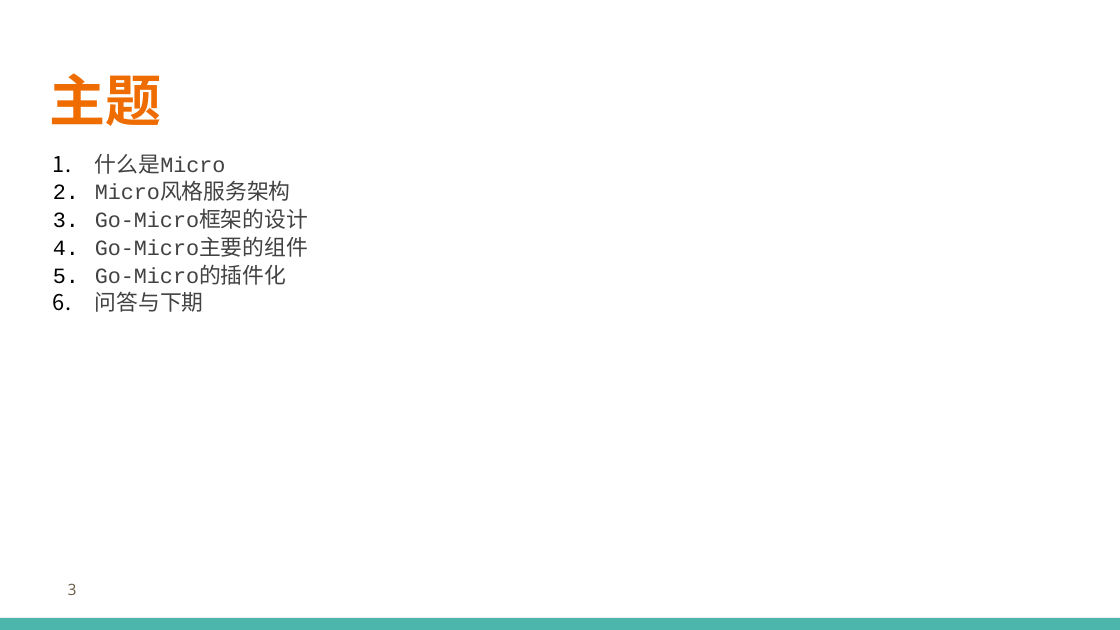
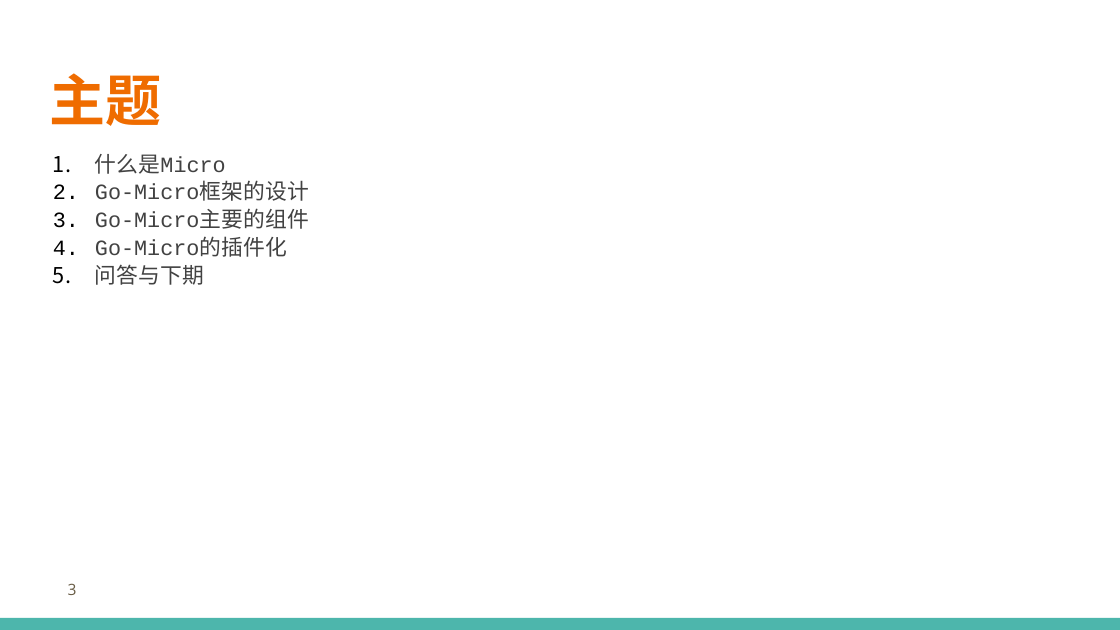
Before and after one commit to printfcoder/stack-rpc-tutorials, a slide deck: slide 3 of others/share/learning-go/【第一期】Go-Micro框架设计.pptx. Drawn at 1120x630 pixels with LibreOffice and Linux fonts; fonts in the diff are those of the drawing; background and template pictures are left out. Boxes give left, top, right and bottom in pixels: in the first picture for what was removed or moved away, otherwise in the second. Text is boxed around its words. In the diff, an @@ line names an element or a change of style, - is before the commit and + after.

```diff
--- a/others/share/learning-go/【第一期】Go-Micro框架设计.pptx
+++ b/others/share/learning-go/【第一期】Go-Micro框架设计.pptx
@@ text "什么是Micro" at (95, 154, 309, 285): letter spacing -0.1 to 0 pt; less space between paragraphs @@
@@ text at (95, 184, 291, 201): paragraph removed @@
-2. Micro风格服务架构
```
Also in this commit, not shown: 23 other slides changed, 1 slide added, 1 slide removed, 1 other file.
